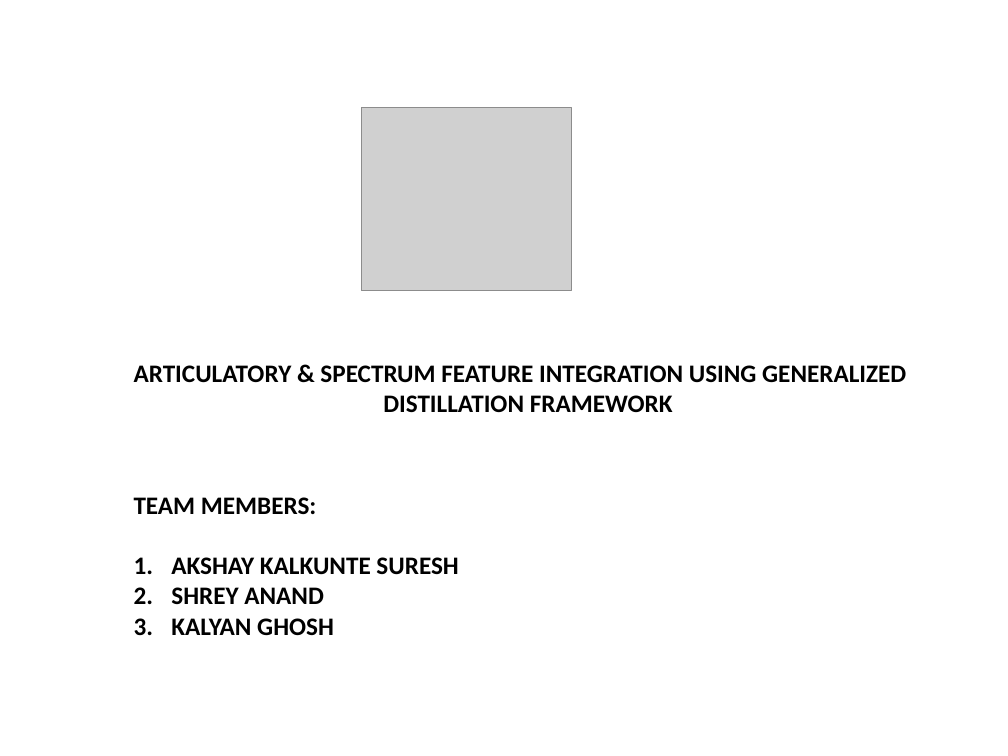
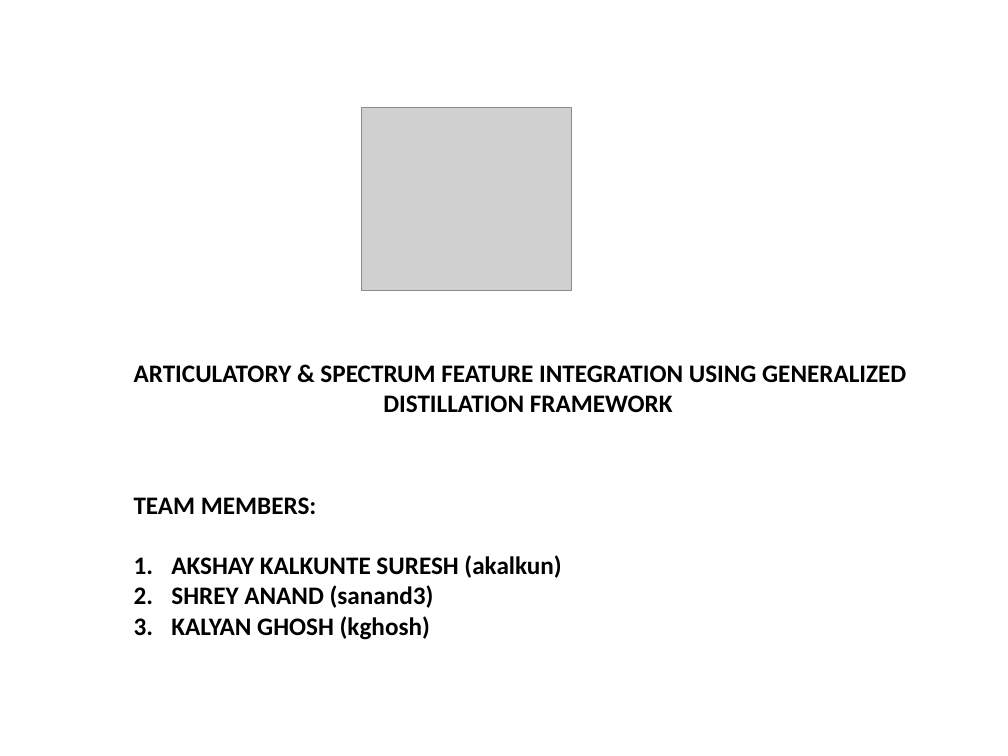
Before and after one commit to Shreyanand/neural_project, a slide deck: slide 1 of NEURAL NETWORKS FINAL PROJECT PRESENTATION.pptx. Drawn at 1008x756 pixels with LibreOffice and Linux fonts; fonts in the diff are those of the drawing; grey boxes stand for pictures; background and template pictures are left out. Boxes give left, top, right and bottom in pixels: in the first picture for what was removed or moved away, otherwise in the second. Text is boxed around its words. In the diff, an @@ line names an element or a change of style, - is before the commit and + after.

```diff
--- a/NEURAL NETWORKS FINAL PROJECT PRESENTATION.pptx
+++ b/NEURAL NETWORKS FINAL PROJECT PRESENTATION.pptx
@@ text at [171,555,561,640]: text changed @@
-1. AKSHAY KALKUNTE SURESH
-2. SHREY ANAND
-3. KALYAN GHOSH
+1. AKSHAY KALKUNTE SURESH (akalkun)
+2. SHREY ANAND (sanand3)
+3. KALYAN GHOSH (kghosh)
```
Also in this commit, not shown: 3 other slides changed.
